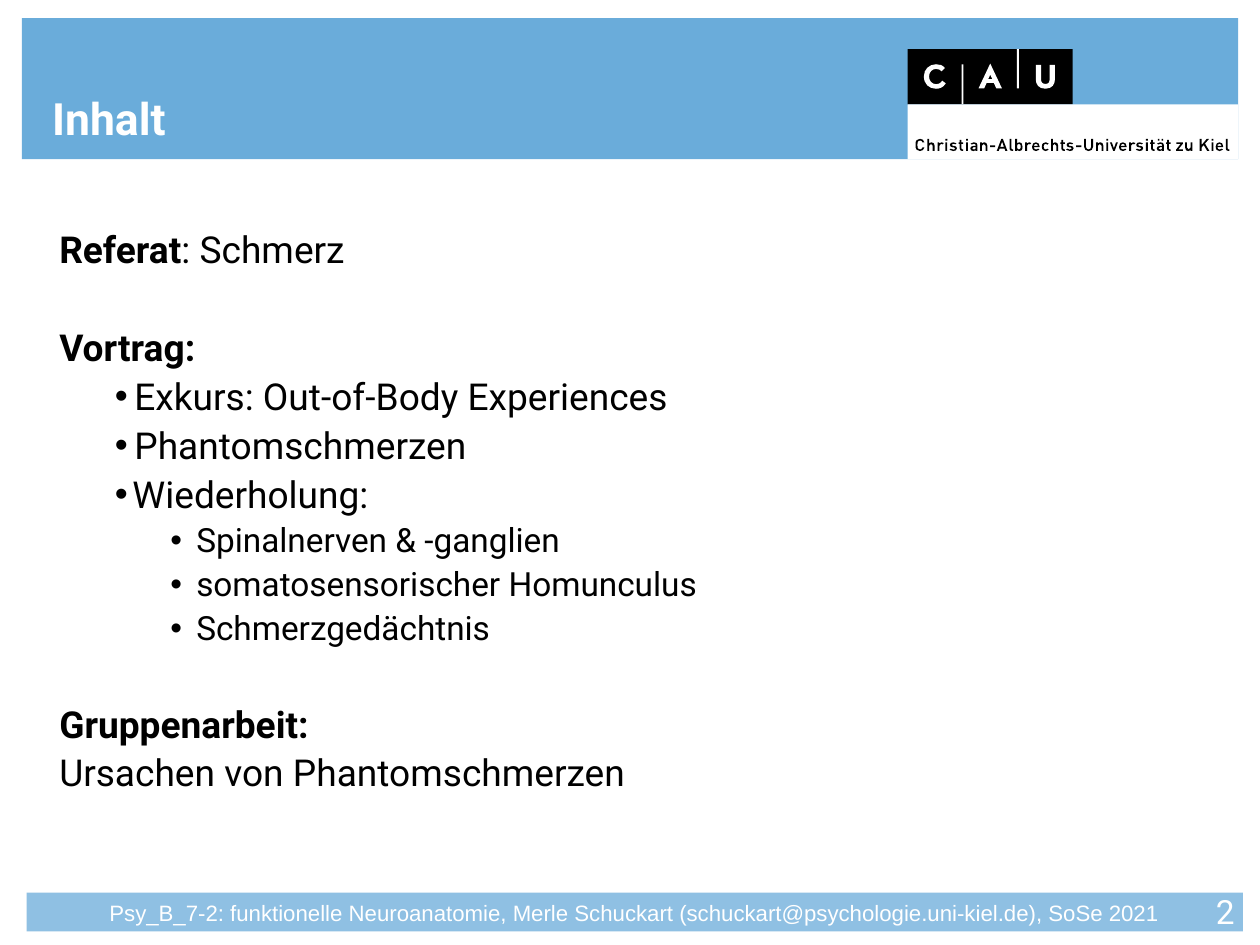
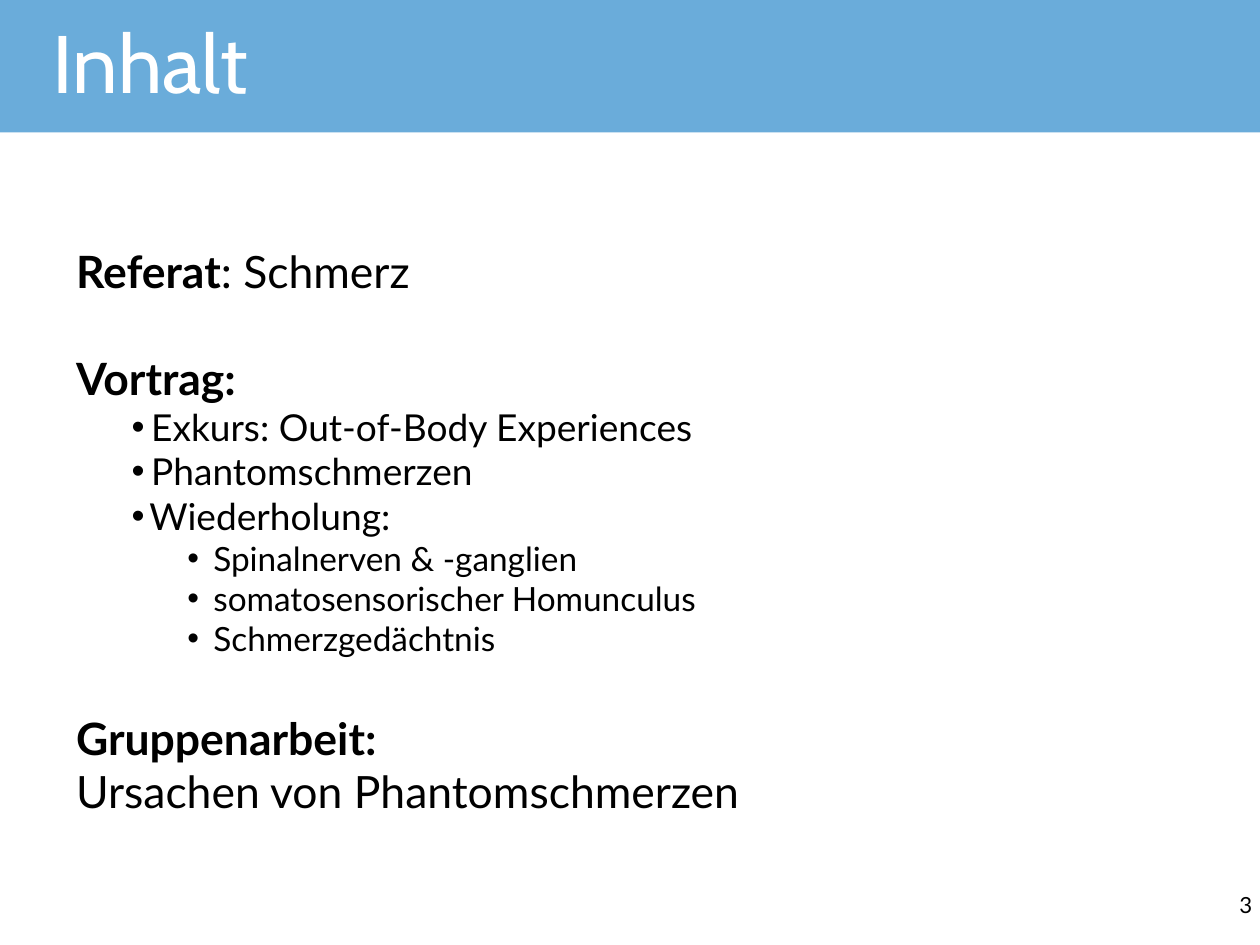
Before and after one commit to JuliusWelzel/teaching, a slide deck: slide 3 of seminars/funct_neuroanatomy_jw/Seminarfolien/FunNeuro_S07_Schmerz_MS.pptx (slide 2 before the commit). Drawn at 1260x945 pixels with LibreOffice and Linux fonts; fonts in the diff are those of the drawing; background and template pictures are left out. Boxes give left, top, right and bottom in pixels: in the first picture for what was removed or moved away, otherwise in the second. Text is boxed around its words. In the diff, an @@ line names an element or a change of style, - is before the commit and + after.

```diff
--- a/seminars/funct_neuroanatomy_jw/Seminarfolien/FunNeuro_S07_Schmerz_MS.pptx
+++ b/seminars/funct_neuroanatomy_jw/Seminarfolien/FunNeuro_S07_Schmerz_MS.pptx
@@ title "Inhalt": place and size @@
-title "Inhalt" at box(52, 101, 165, 136)
+title "Inhalt" at box(53, 32, 248, 94)
@@ title "Inhalt" at box(53, 32, 248, 94): size 24 to 44 pt, font Roboto to Cabin, bold off; vertical alignment bottom to middle @@
@@ rectangle: place and size @@
-rectangle at box(21, 19, 1239, 160)
+rectangle at box(0, 0, 1260, 132)
@@ group removed at box(908, 49, 1239, 159): 4 rectangles, 4 freeform shapes @@
@@ text "Referat: Schmerz": place and size @@
-text "Referat: Schmerz" at box(59, 234, 697, 787)
+text "Referat: Schmerz" at box(76, 255, 739, 809)
@@ text "Referat: Schmerz" at box(76, 255, 739, 809): size 20 to 24 pt in "Referat: Schmerz", "Vortrag:", "Gruppenarbeit:", "Ursachen von Phantomschmerzen"; font Roboto to Lato; line spacing 1.1 to 1 @@
@@ rectangle removed at box(27, 893, 1244, 932) @@
@@ page number at box(1239, 897, 1252, 913): text changed; size 18 to 12 pt; font Roboto to Lato; text colour #FFFFFF to #000000 @@
-2
+3
```
Also in this commit, not shown: 19 other slides changed, 3 slides added, 2 slides removed, 8 other files.
